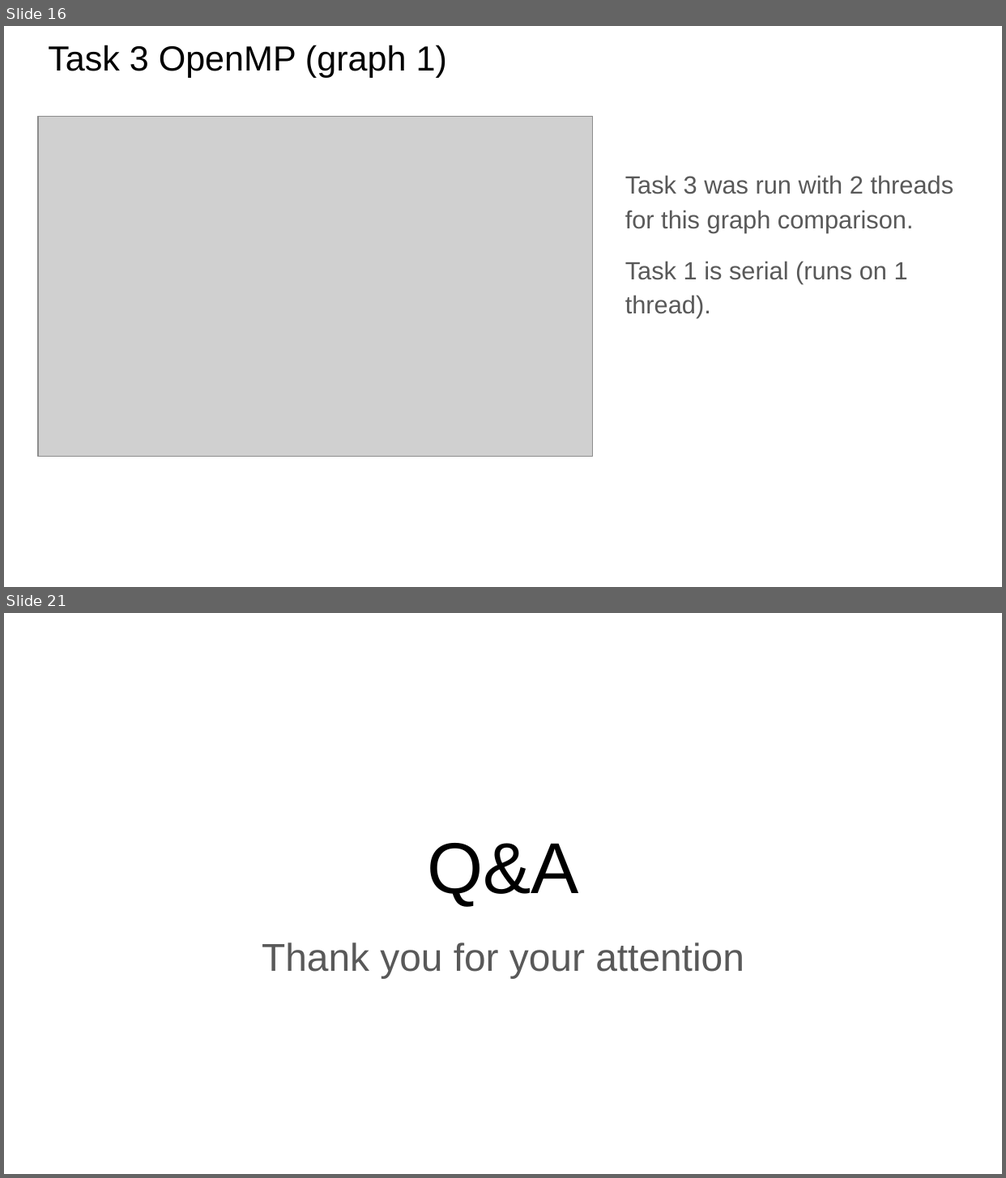
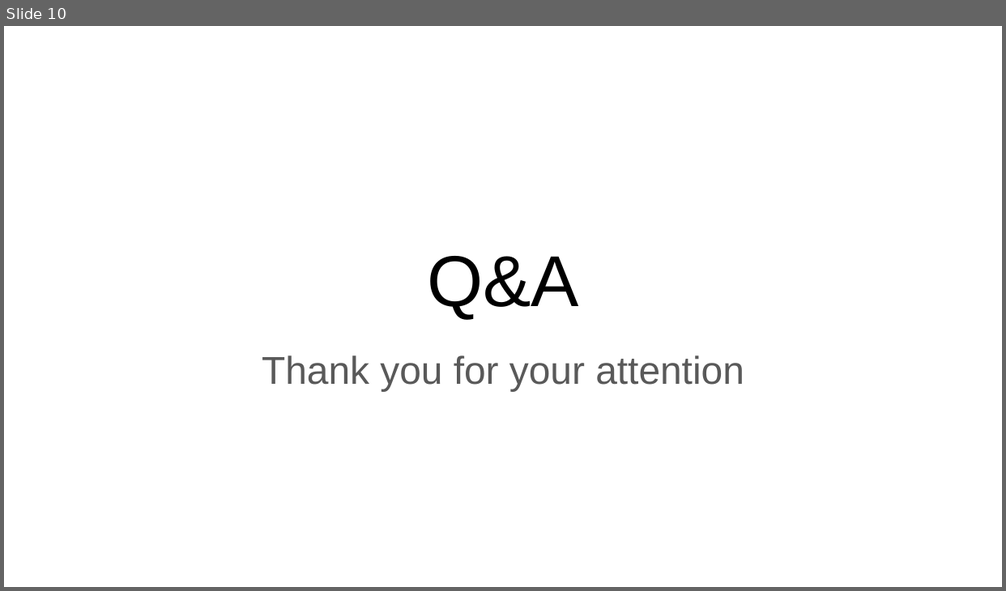
Before and after one commit to loolishen/FIT3143_Lab1, a slide deck: lab_2/FIT3143 Lab 2.pptx. Shown one above the other, each under a label of ours: slides 16 and 21 before the commit, slide 10 after it; the slides between them are not shown. The pictures are 1006x1178 and 1006x591 pixels, drawn with LibreOffice and Linux fonts; fonts in the diff are those of the drawing; grey boxes stand for pictures. Boxes give left, top, right and bottom in pixels: in the first picture for what was removed or moved away, otherwise in the second. Text is boxed around its words. In the diff, an @@ line names an element or a change of style, - is before the commit and + after.

```diff
--- a/lab_2/FIT3143 Lab 2.pptx
+++ b/lab_2/FIT3143 Lab 2.pptx
@@ slide 16 removed at (4, 26, 1002, 587), background #FFFFFF @@
@@ title removed at (48, 45, 447, 77) @@
-Task 3 OpenMP (graph 1)
@@ picture removed at (38, 116, 593, 456) @@
@@ text removed at (625, 175, 954, 318) @@
-Task 3 was run with 2 threads for this graph comparison.
-Task 1 is serial (runs on 1 thread).
@@ what was slide 21 is now slide 10 @@
```
Also in this commit, not shown: 1 slide changed, 8 slides added, 18 other slides removed.
